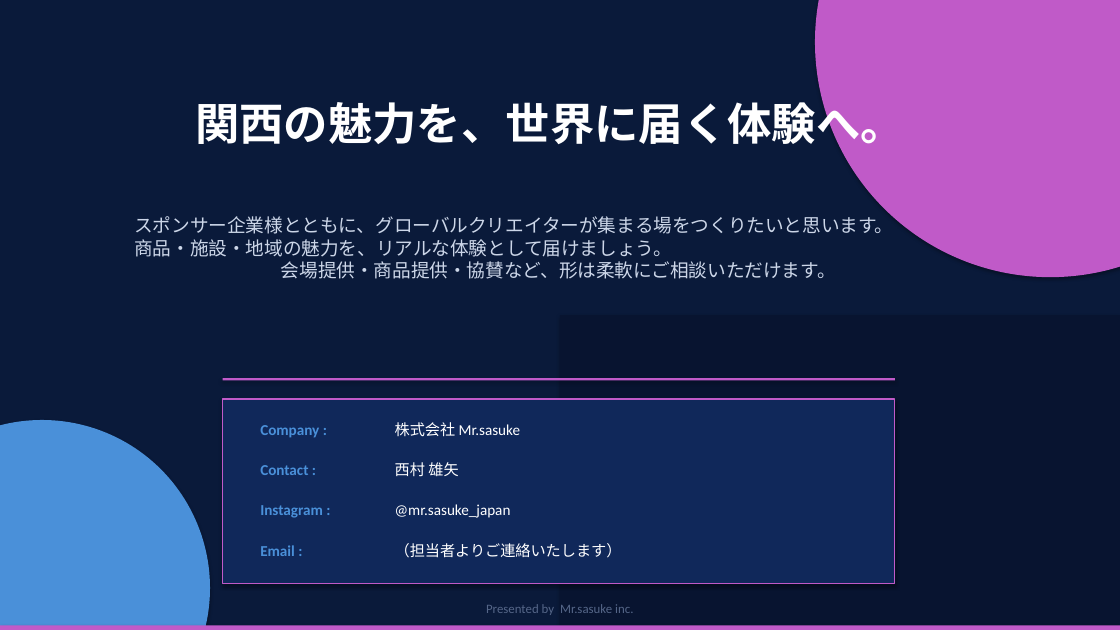
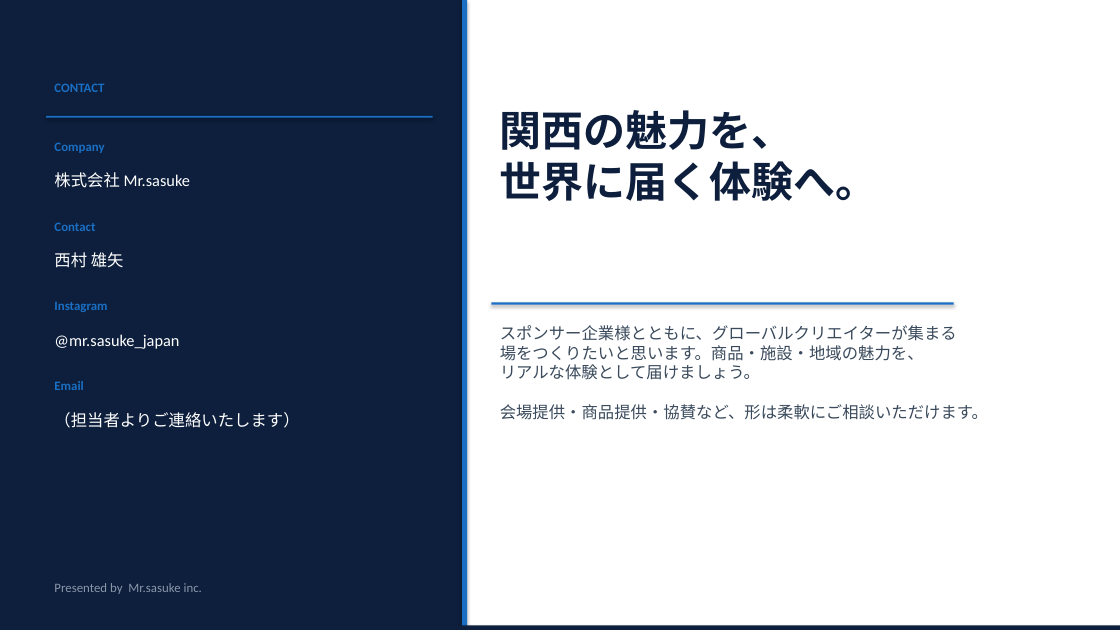
Before and after one commit to yuyakamen/-, a slide deck: slide 17 of KansaiGlobalCreatorsMeetup_SponsorshipProposal.pptx. Drawn at 1120x630 pixels with LibreOffice and Linux fonts; fonts in the diff are those of the drawing. Boxes give left, top, right and bottom in pixels: in the first picture for what was removed or moved away, otherwise in the second. Text is boxed around its words. In the diff, an @@ line names an element or a change of style, - is before the commit and + after.

```diff
--- a/KansaiGlobalCreatorsMeetup_SponsorshipProposal.pptx
+++ b/KansaiGlobalCreatorsMeetup_SponsorshipProposal.pptx
@@ rectangle at box(0, 0, 1120, 630): fill #0A1A3A to #FFFFFF @@
@@ rectangle: place and size @@
-rectangle at box(560, 315, 1120, 630)
+rectangle at box(0, 0, 462, 630)
@@ rectangle at box(0, 0, 462, 630): fill #081430 to #0D1F3C @@
@@ rectangle added at box(462, 0, 467, 630), fill #1A6FC4 @@
@@ ellipse removed at box(815, 0, 1120, 277) @@
@@ text at box(54, 83, 104, 92): text changed; size 13 to 11 pt; text colour #4A90D9 to #1A6FC4 @@
-Contact :
+CONTACT
@@ rectangle added at box(46, 116, 433, 118), fill #1A6FC4 @@
@@ text at box(500, 110, 878, 201): text changed; size 38 to 36 pt; text colour #FFFFFF to #0D1F3C @@
-関西の魅力を、世界に届く体験へ。
+関西の魅力を、
+世界に届く体験へ。
@@ text at box(54, 142, 104, 153): text changed; size 13 to 11 pt; text colour #4A90D9 to #1A6FC4 @@
-Company :
+Company
@@ text "株式会社 Mr.sasuke": place and size @@
-text "株式会社 Mr.sasuke" at box(395, 422, 520, 437)
+text "株式会社 Mr.sasuke" at box(54, 172, 190, 188)
@@ text added at box(54, 222, 95, 231), 11 pt, text #1A6FC4, bold @@
+Contact
@@ text "西村 雄矢": place and size @@
-text "西村 雄矢" at box(395, 462, 458, 477)
+text "西村 雄矢" at box(54, 252, 124, 268)
@@ text "@mr.sasuke_japan": place and size @@
-text "@mr.sasuke_japan" at box(395, 504, 511, 518)
+text "@mr.sasuke_japan" at box(54, 334, 179, 349)
@@ text at box(54, 302, 107, 312): text changed; size 13 to 11 pt; text colour #4A90D9 to #1A6FC4 @@
-Instagram :
+Instagram
@@ rectangle added at box(492, 302, 954, 305), fill #1A6FC4 @@
@@ text at box(500, 325, 988, 420): text changed; size 16 to 14 pt; text colour #CCD6E8 to #3A4A5C @@
-スポンサー企業様とともに、グローバルクリエイターが集まる場をつくりたいと思います。
-商品・施設・地域の魅力を、リアルな体験として届けましょう。
-会場提供・商品提供・協賛など、形は柔軟にご相談いただけます。
+スポンサー企業様とともに、グローバルクリエイターが集まる
+場をつくりたいと思います。商品・施設・地域の魅力を、
+リアルな体験として届けましょう。
+会場提供・商品提供・協賛など、形は柔軟にご相談いただけます。
@@ text at box(54, 381, 83, 390): text changed; size 13 to 11 pt; text colour #4A90D9 to #1A6FC4 @@
-Email :
+Email
@@ rectangle removed at box(223, 378, 895, 381) @@
@@ size 13 to 14 pt in 4 elements at box(54, 172, 190, 188), box(54, 252, 124, 268), box(54, 334, 179, 349), box(54, 412, 299, 428) @@
@@ text "（担当者よりご連絡いたします）": place and size @@
-text "（担当者よりご連絡いたします）" at box(395, 543, 622, 558)
+text "（担当者よりご連絡いたします）" at box(54, 412, 299, 428)
@@ rectangle removed at box(223, 399, 895, 584) @@
@@ ellipse removed at box(0, 420, 210, 630) @@
@@ text "Presented by Mr.sasuke inc.": place and size @@
-text "Presented by Mr.sasuke inc." at box(486, 604, 633, 615)
+text "Presented by Mr.sasuke inc." at box(54, 583, 202, 594)
@@ text "Presented by Mr.sasuke inc." at box(54, 583, 202, 594): text colour #556688 to #8A96AA; alignment centre to left @@
@@ rectangle at box(0, 625, 1120, 630): fill #C05AC8 to #0D1F3C @@
```
Also in this commit, not shown: 16 other slides changed, 1 other file.
